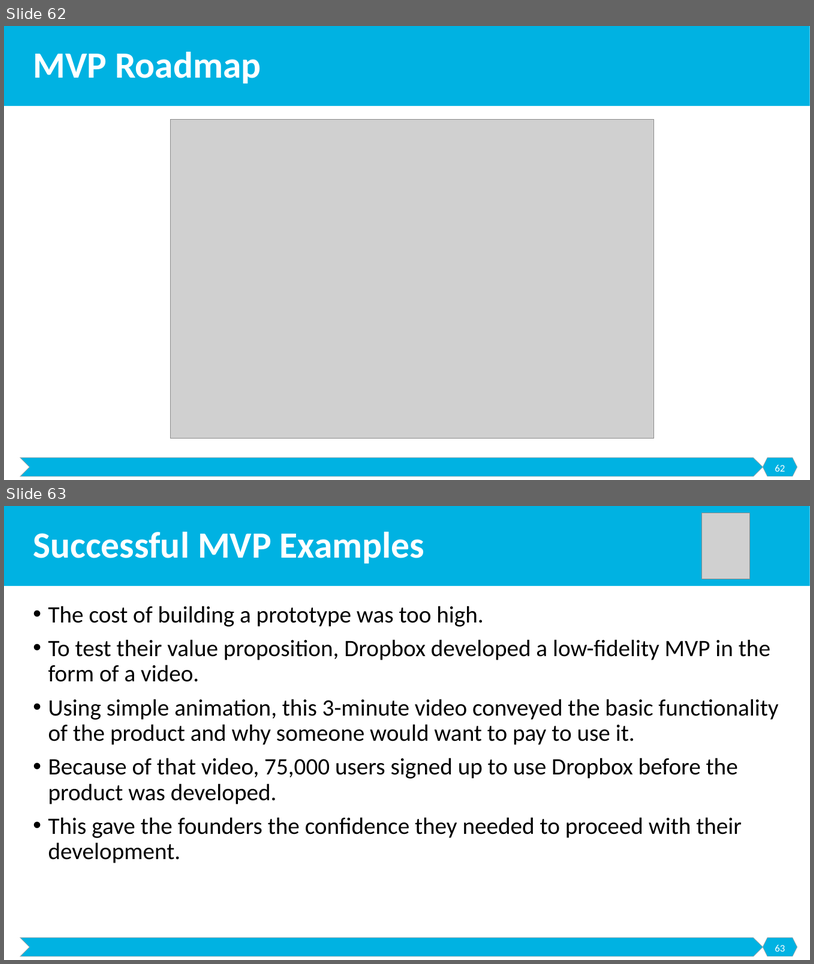
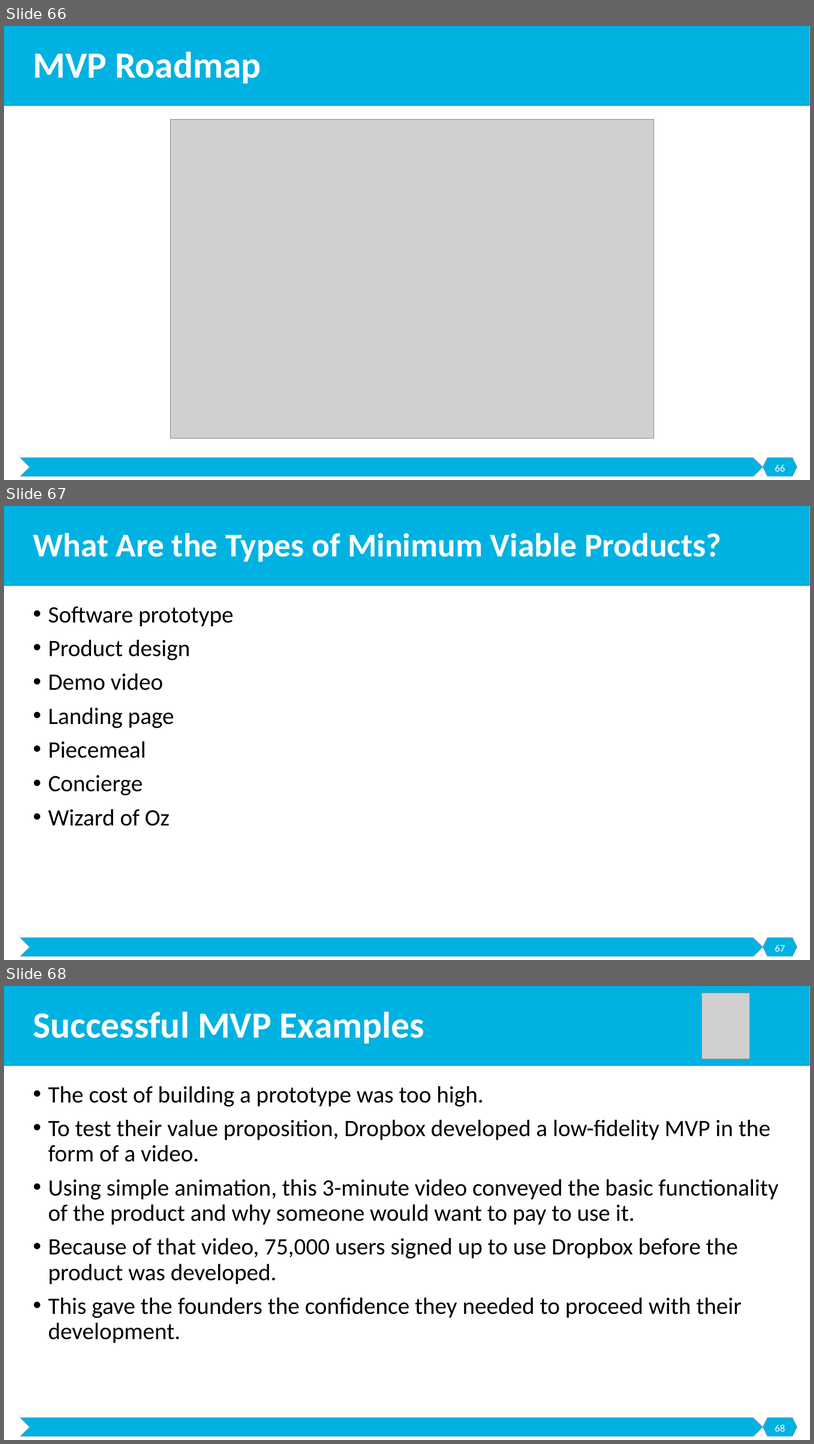
Before and after one commit to malenezi/malenezi, a slide deck: SE495/Lectures/4-Development and Prototyping/Development and Prototyping.pptx. Shown one above the other, each under a label of ours: slides 62 and 63 before the commit, slides 66, 67 and 68 after it. The pictures are 814x964 and 814x1444 pixels, drawn with LibreOffice and Linux fonts; fonts in the diff are those of the drawing; grey boxes stand for pictures. Boxes give left, top, right and bottom in pixels: in the first picture for what was removed or moved away, otherwise in the second. Text is boxed around its words. In the diff, an @@ line names an element or a change of style, - is before the commit and + after.

```diff
--- a/SE495/Lectures/4-Development and Prototyping/Development and Prototyping.pptx
+++ b/SE495/Lectures/4-Development and Prototyping/Development and Prototyping.pptx
@@ slide 67 added at (4, 506, 810, 960), background #FFFFFF; not listed: 3 template elements that a slide beside it also shows @@
@@ title added at (33, 533, 722, 562), 39.6 pt, text #FFFFFF, bold @@
+What Are the Types of Minimum Viable Products?
@@ text added at (48, 606, 233, 826), 28 pt, text #000000 @@
+• Software prototype
+• Product design
+• Demo video
+• Landing page
+• Piecemeal
+• Concierge
+• Wizard of Oz
@@ page number added at (775, 944, 785, 951), 12 pt, text #FFFFFF @@
+67
@@ what was slide 62 is now slide 66 @@
@@ page number at (775, 464, 785, 471): text changed @@
-62
+66
@@ what was slide 63 is now slide 68 @@
@@ page number at (775, 1424, 785, 1431): text changed @@
-63
+68
```
Also in this commit, not shown: 1 slide changed, 5 other slides added.
